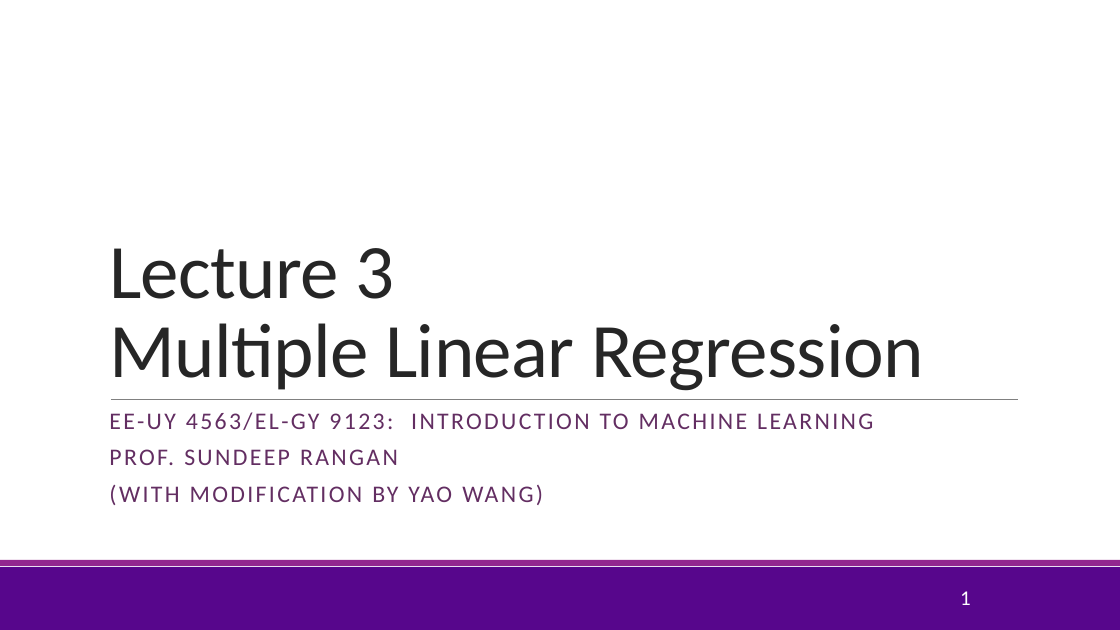
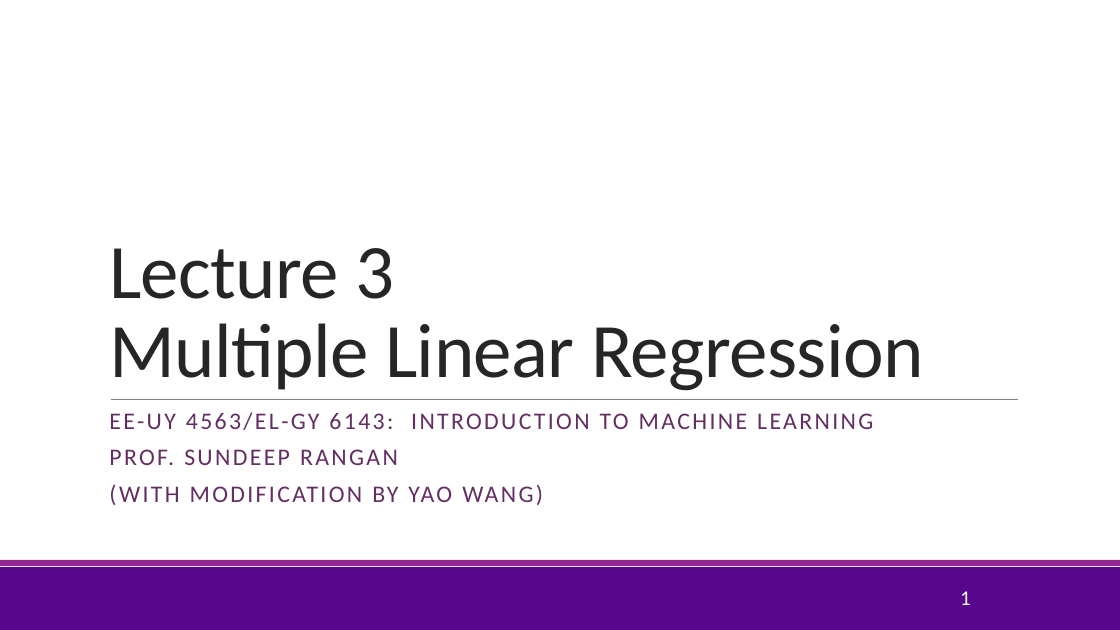
Before and after one commit to sdrangan/introml, a slide deck: slide 1 of lectures/Lect03_MultLinRegression.pptx. Drawn at 1120x630 pixels with LibreOffice and Linux fonts; fonts in the diff are those of the drawing; background and template pictures are left out. Boxes give left, top, right and bottom in pixels: in the first picture for what was removed or moved away, otherwise in the second. Text is boxed around its words. In the diff, an @@ line names an element or a change of style, - is before the commit and + after.

```diff
--- a/lectures/Lect03_MultLinRegression.pptx
+++ b/lectures/Lect03_MultLinRegression.pptx
@@ subtitle at bbox=[109, 412, 873, 430]: text changed @@
-EE-UY 4563/EL-GY 9123: INTRODUCTION TO MACHINE LEARNING
+EE-UY 4563/EL-GY 6143: INTRODUCTION TO MACHINE LEARNING
```
Also in this commit, not shown: 6 other slides changed, 9 slides added, 3 other files.
